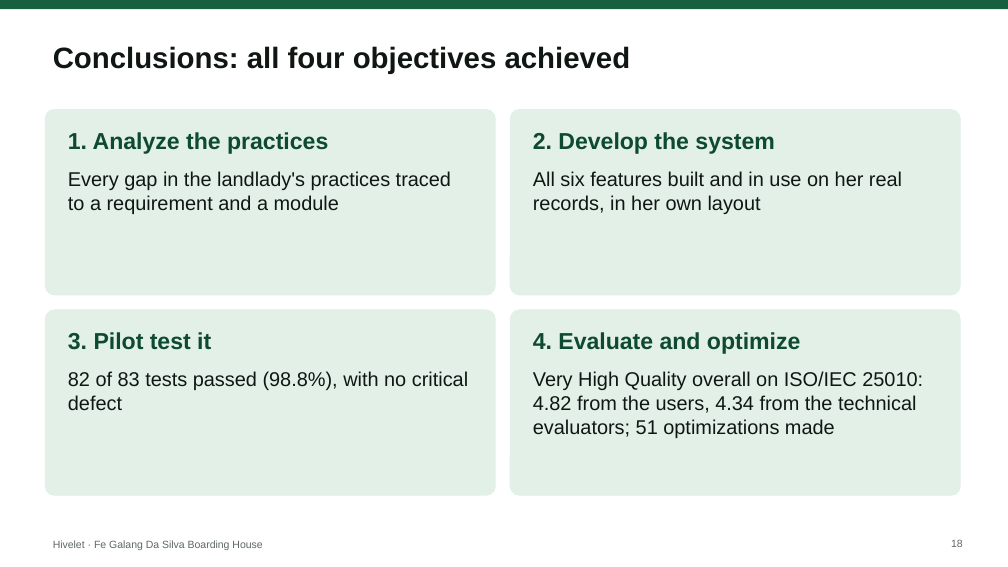
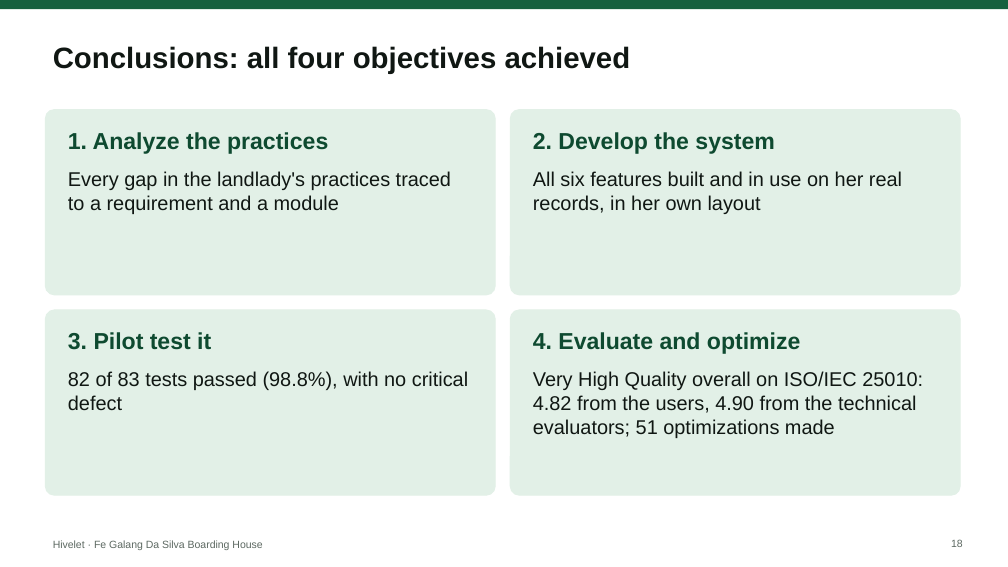
Before and after one commit to SeanJerve/hivelet, a slide deck: slide 18 of FINAL/HIVELET DEFENSE SLIDES.pptx. Drawn at 1008x567 pixels with LibreOffice and Linux fonts; fonts in the diff are those of the drawing. Boxes give left, top, right and bottom in pixels: in the first picture for what was removed or moved away, otherwise in the second. Text is boxed around its words. In the diff, an @@ line names an element or a change of style, - is before the commit and + after.

```diff
--- a/FINAL/HIVELET DEFENSE SLIDES.pptx
+++ b/FINAL/HIVELET DEFENSE SLIDES.pptx
@@ text at [533, 371, 923, 438]: text changed @@
-Very High Quality overall on ISO/IEC 25010: 4.82 from the users, 4.34 from the technical evaluators; 51 optimizations made
+Very High Quality overall on ISO/IEC 25010: 4.82 from the users, 4.90 from the technical evaluators; 51 optimizations made
```
Also in this commit, not shown: 2 other slides changed, 36 other files.
